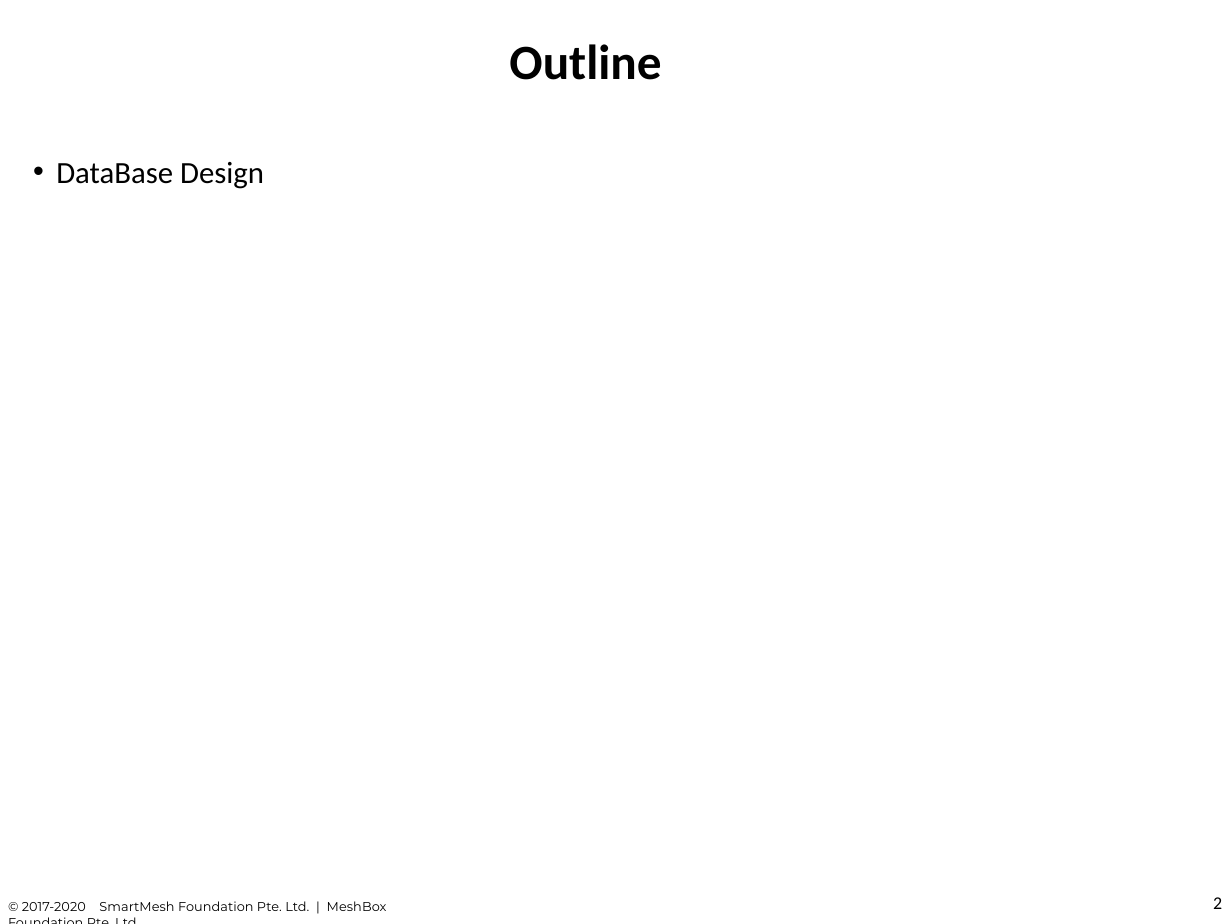
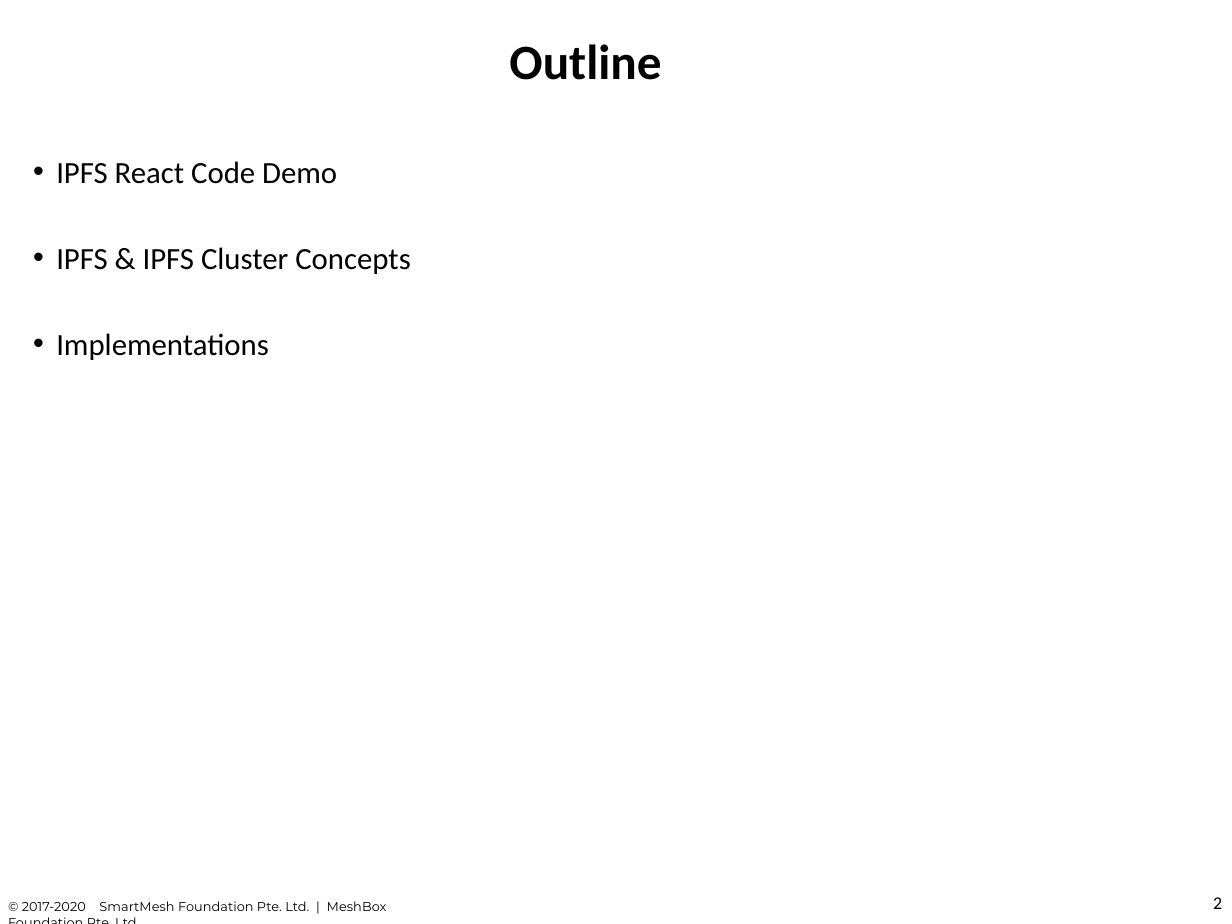
Before and after one commit to chuacw/SGUS-Slides, a slide deck: slide 2 of BCI - Batch2 - Day13 - IPFS.pptx. Drawn at 1232x924 pixels with LibreOffice and Linux fonts; fonts in the diff are those of the drawing. Boxes give left, top, right and bottom in pixels: in the first picture for what was removed or moved away, otherwise in the second. Text is boxed around its words. In the diff, an @@ line names an element or a change of style, - is before the commit and + after.

```diff
--- a/BCI - Batch2 - Day13 - IPFS.pptx
+++ b/BCI - Batch2 - Day13 - IPFS.pptx
@@ text at [56,161,411,360]: text changed @@
-• DataBase Design
+• IPFS React Code Demo
+• IPFS & IPFS Cluster Concepts
+• Implementations
```
Also in this commit, not shown: 12 other slides changed, 13 slides added, 3 other files.
